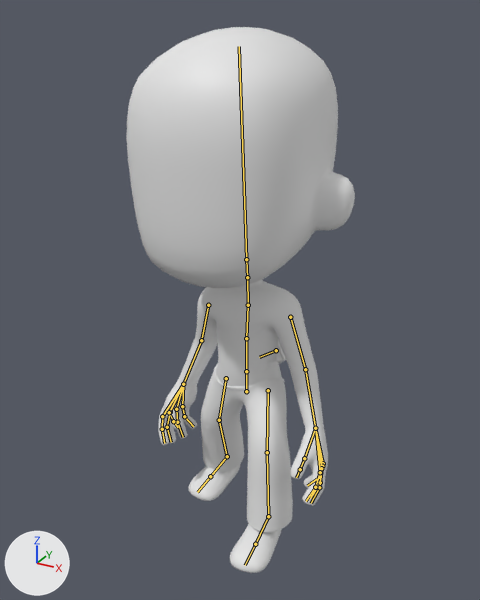
Before and after pictures for a commit that changed the Blender file Assets/Arts/Model/Character/Player Character.blend.
One viewpoint serves both versions: a 50 mm camera at (1.112, -2.056, 2.016) aimed at (-0.026, 0.013, 0.982). Lighting does not change. The marker at lower left points along +X, +Y and +Z. Both versions are drawn at frame 40 of the action 'ArmatureAction'; the numbers are the values there. The bones that bend it are drawn over the model as lines.

Names of what the first picture shows: 'Box', 'Bump 3', 'Bump 4', 'Player', 'shorts'.
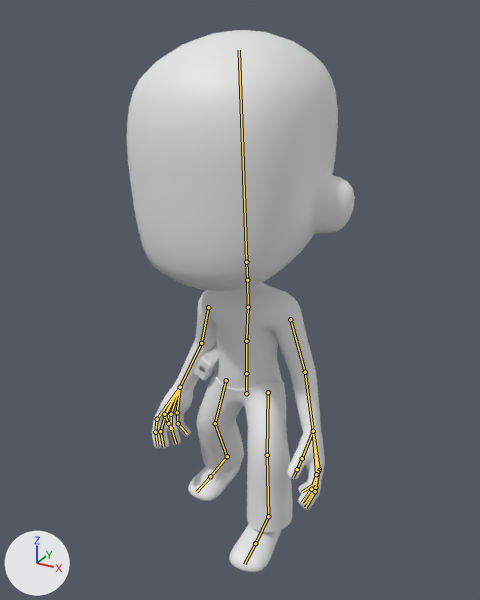
Boxes [x1, y1, x2, y2] around the edits, measured in the pictures (480 x 600 px):
'Player', posed: before [127, 27, 355, 573]; after [127, 30, 355, 572]
'shorts', posed: before [201, 363, 293, 532]; after [197, 365, 293, 532]
'Bump 2', posed (not visible before): after [197, 352, 218, 373]
'Bump 4', posed: before [264, 360, 275, 369]; after [194, 366, 214, 381]
'Box', posed: before [276, 347, 283, 362]; after [200, 346, 219, 372]
'Bump 3', posed (not visible afterwards): before [278, 348, 286, 364]
'Bump 1', posed (not visible afterwards): before [277, 340, 281, 349]
bone 'Spine1', root to tip: before (246, 391) to (246, 371); after (246, 393) to (246, 373)
bone 'Foot1_l', root to tip: before (268, 516) to (255, 544); after (268, 516) to (255, 543)
bone 'Spine3', root to tip: before (246, 338) to (248, 305); after (246, 341) to (248, 307)
bone 'Lower arm_l', root to tip: before (305, 369) to (315, 428); after (305, 372) to (313, 431)
bone 'Lower arm_r', root to tip: before (201, 340) to (183, 384); after (201, 343) to (180, 387)

The edits, one by one:
Bone 'Spine1' (bone_spine1) moves from (0.0, -0.033, 0.0) to (0.0, -0.043, 0.0).
Bone 'Foot1_l' (bone_foot1_l) turns from (-8, 0, -2) to (-4, 0, -2) degrees about its own x, y and z.
Bone 'Foot1_r' (bone_foot1_r) turns from (17, 6, 1) to (20, 7, 1) degrees about its own x, y and z.
Bone 'Spine3' (bone_spine3) moves from (0.0, -0.033, -0.001) to (0.0, -0.043, -0.001).
Bone 'Lower arm_l' (bone_lower_arm_l) moves from (0.0, 0.0, 0.0) to (-0.001, -0.003, -0.001).
Bone 'Lower arm_l' (bone_lower_arm_l) turns from (17, -10, -4) to (22, -11, -6) degrees about its own x, y and z.
Bone 'Lower arm_r' (bone_lower_arm_r) moves from (0.0, 0.0, 0.0) to (-0.001, 0.002, 0.002).
Bone 'Lower arm_r' (bone_lower_arm_r) turns from (25, 11, 2) to (31, 13, 3) degrees about its own x, y and z.
